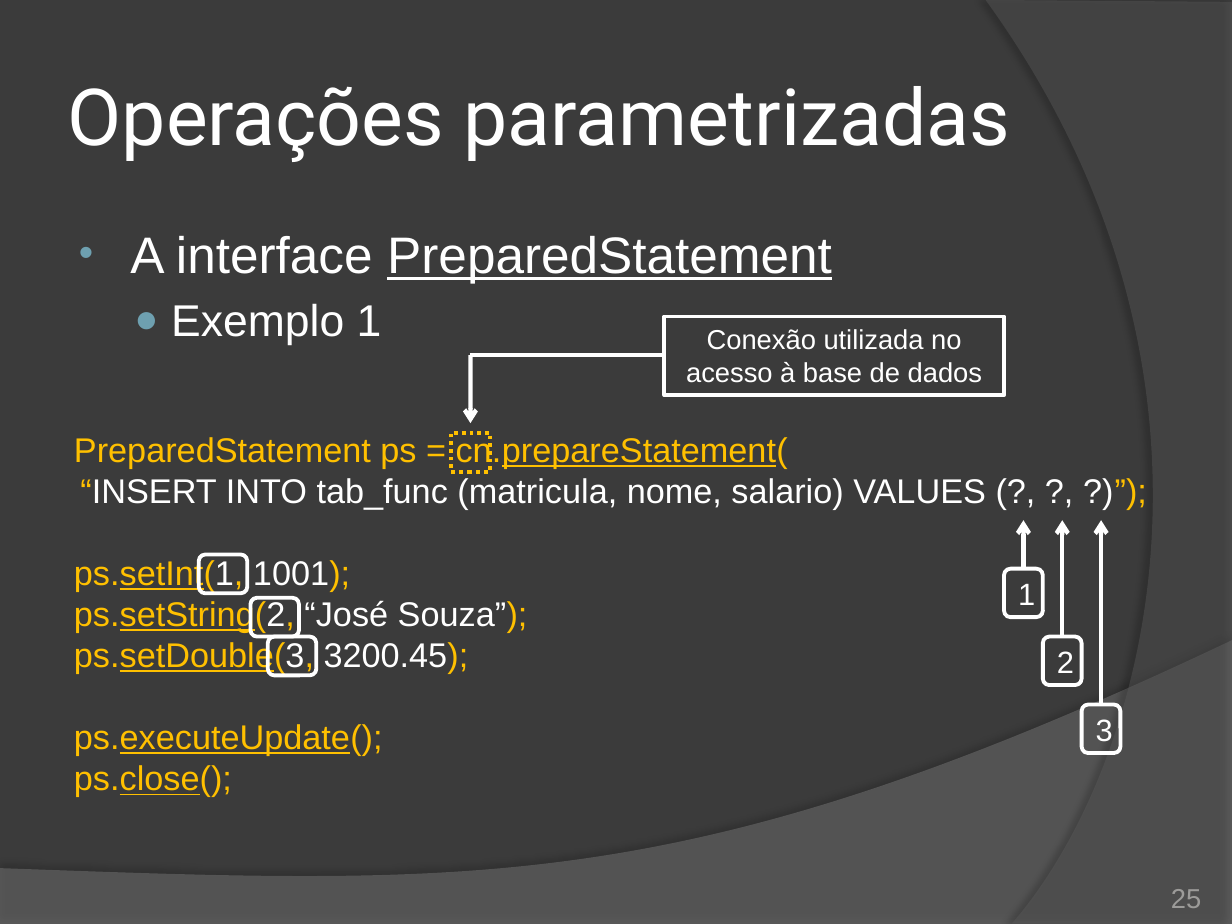
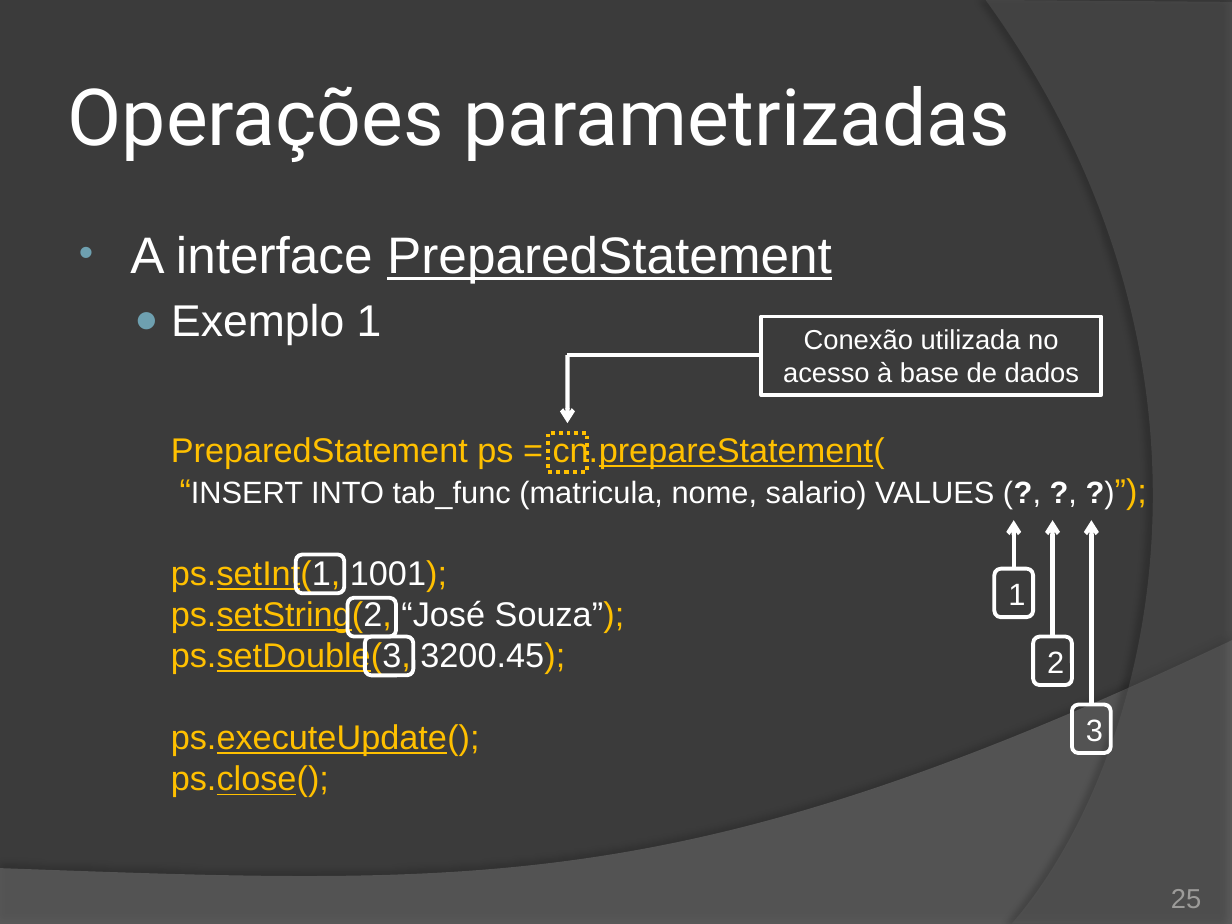
Before and after one commit to duchesqui/slzvieira-training, a slide deck: slide 25 of 2-Java-Programmer-Modulo-II/19.Capitulo11.pptx. Drawn at 1232x924 pixels with LibreOffice and Linux fonts; fonts in the diff are those of the drawing. Boxes give left, top, right and bottom in pixels: in the first picture for what was removed or moved away, otherwise in the second. Text is boxed around its words. In the diff, an @@ line names an element or a change of style, - is before the commit and + after.

```diff
--- a/2-Java-Programmer-Modulo-II/19.Capitulo11.pptx
+++ b/2-Java-Programmer-Modulo-II/19.Capitulo11.pptx
@@ text at <box>171,434,994,797</box>: size 20 to 18 pt in "“INSERT INTO tab_func (matricula, nome, salario) VALUES ..."; bold on in "(?, ?, ?)”);"; indent changed @@
@@ 2 rectangles, 1 arrow, 1 rounded rectangle, 1 line: place and size @@
-2 rectangles, 1 arrow, 1 rounded rectangle, 1 line at <box>250,317,1004,636</box>
+2 rectangles, 1 arrow, 1 rounded rectangle, 1 line at <box>347,317,1101,636</box>
@@ 3 rounded rectangles, 3 arrows: place and size @@
-3 rounded rectangles, 3 arrows at <box>1004,520,1120,753</box>
+3 rounded rectangles, 3 arrows at <box>994,520,1110,753</box>
@@ rounded rectangle: place and size @@
-rounded rectangle at <box>198,554,246,593</box>
+rounded rectangle at <box>296,554,344,593</box>
@@ rounded rectangle: place and size @@
-rounded rectangle at <box>267,637,315,675</box>
+rounded rectangle at <box>365,637,413,675</box>
```
Also in this commit, not shown: 11 other slides changed, 20 slides added, 2 slides removed, 2 other files.
